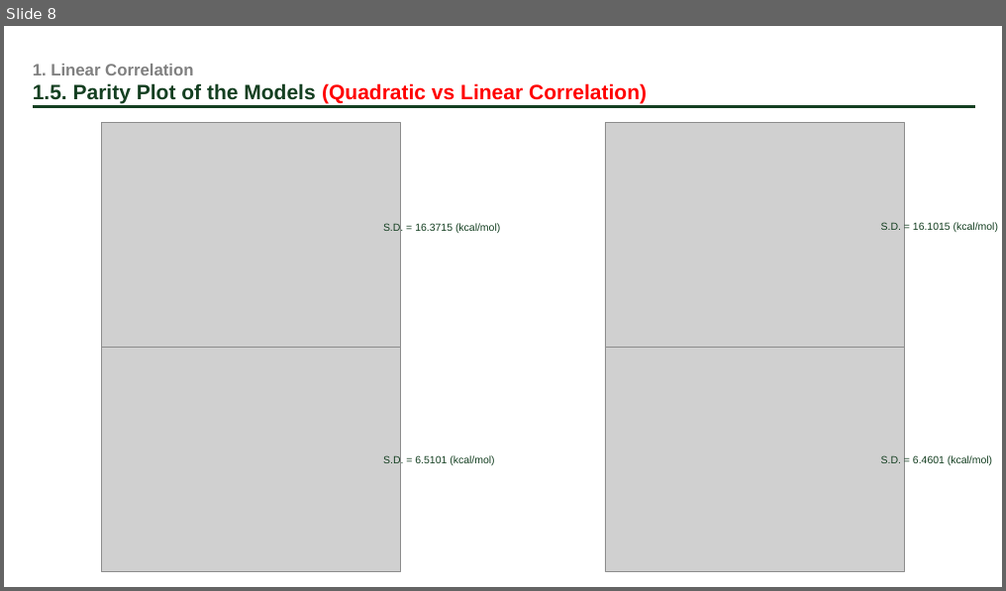
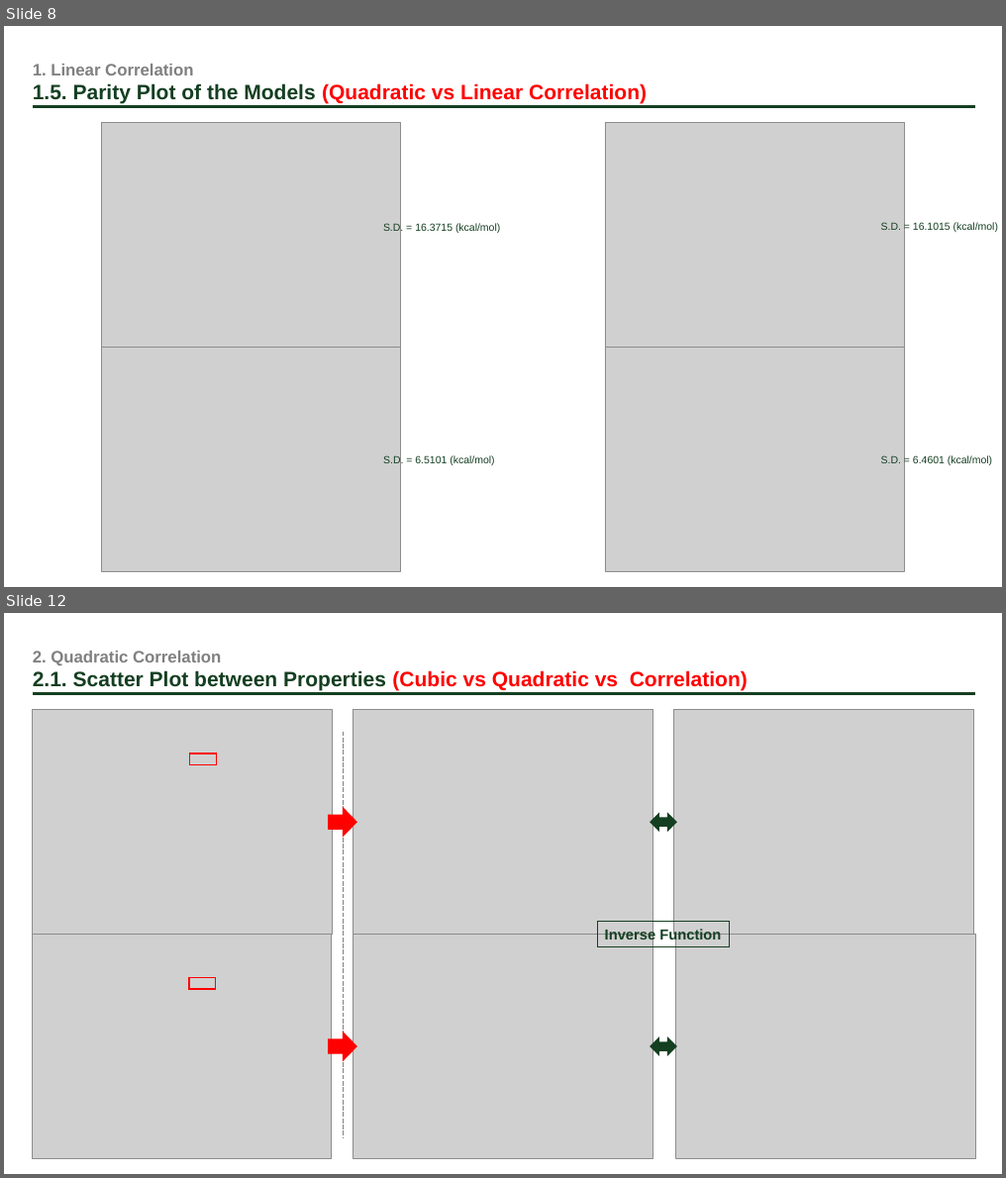
Before and after one commit to jadenlee99/KimLab_CSU, a slide deck: presentation/240801_KimGroup.pptx. Shown one above the other, each under a label of ours: slide 8 before the commit, slides 8 and 12 after it; the slides between them are not shown. The pictures are 1006x591 and 1006x1178 pixels, drawn with LibreOffice and Linux fonts; fonts in the diff are those of the drawing; grey boxes stand for pictures. Boxes give left, top, right and bottom in pixels: in the first picture for what was removed or moved away, otherwise in the second. Text is boxed around its words. In the diff, an @@ line names an element or a change of style, - is before the commit and + after.

```diff
--- a/presentation/240801_KimGroup.pptx
+++ b/presentation/240801_KimGroup.pptx
@@ slide 12 added at [4,613,1002,1174], background #FFFFFF @@
@@ text added at [33,651,747,691], 20 pt, text #143F21, bold @@
+2. Quadratic Correlation
+2.1. Scatter Plot between Properties (Cubic vs Quadratic vs Correlation)
@@ line added from (33, 694) to (975, 694), #143F21 2.25 pt @@
@@ picture added at [33,710,332,934] @@
@@ line added from (344, 731) to (344, 1138), #808080 1.5 pt dashed @@
@@ picture added at [353,710,653,934] @@
@@ picture added at [674,710,973,934] @@
@@ rectangle added at [190,754,216,765], outline #FF0000 1.5 pt @@
@@ right arrow added at [328,807,358,838], fill #FF0000 @@
@@ left right arrow added at [650,814,676,830], fill #143F21, outline #143F21 1.5 pt @@
@@ picture added at [33,934,332,1158] @@
@@ picture added at [353,934,653,1158] @@
@@ rectangle added at [598,922,731,948], outline #143F21 0.75 pt, 14 pt, text #143F21, bold @@
+Inverse Function
@@ picture added at [676,934,976,1158] @@
@@ rectangle added at [189,977,215,989], outline #FF0000 1.5 pt @@
@@ right arrow added at [328,1032,358,1062], fill #FF0000 @@
@@ left right arrow added at [650,1039,676,1055], fill #143F21, outline #143F21 1.5 pt @@
```
Also in this commit, not shown: 4 slides changed, 2 other slides added, 14 other files.
